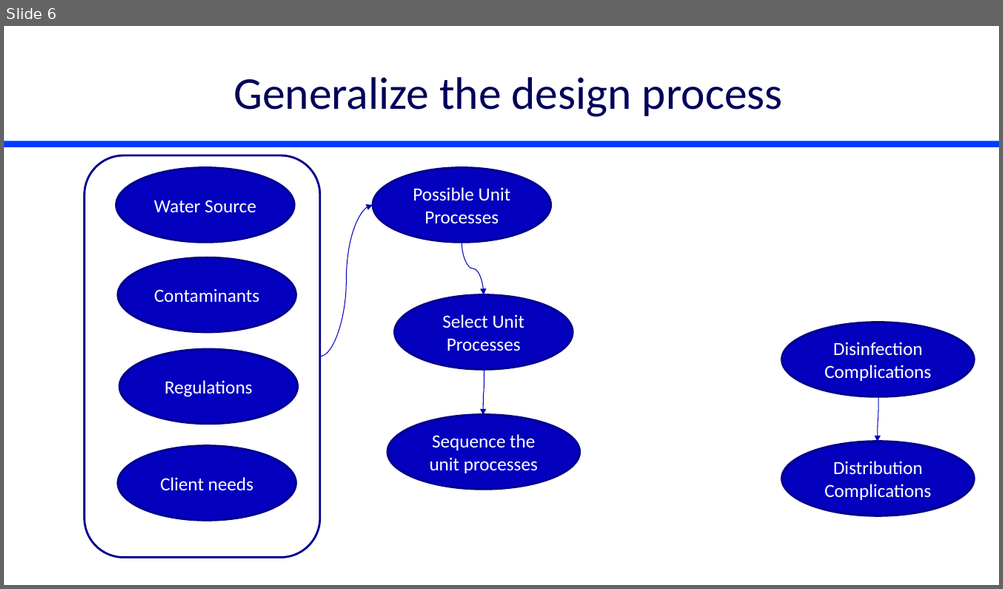
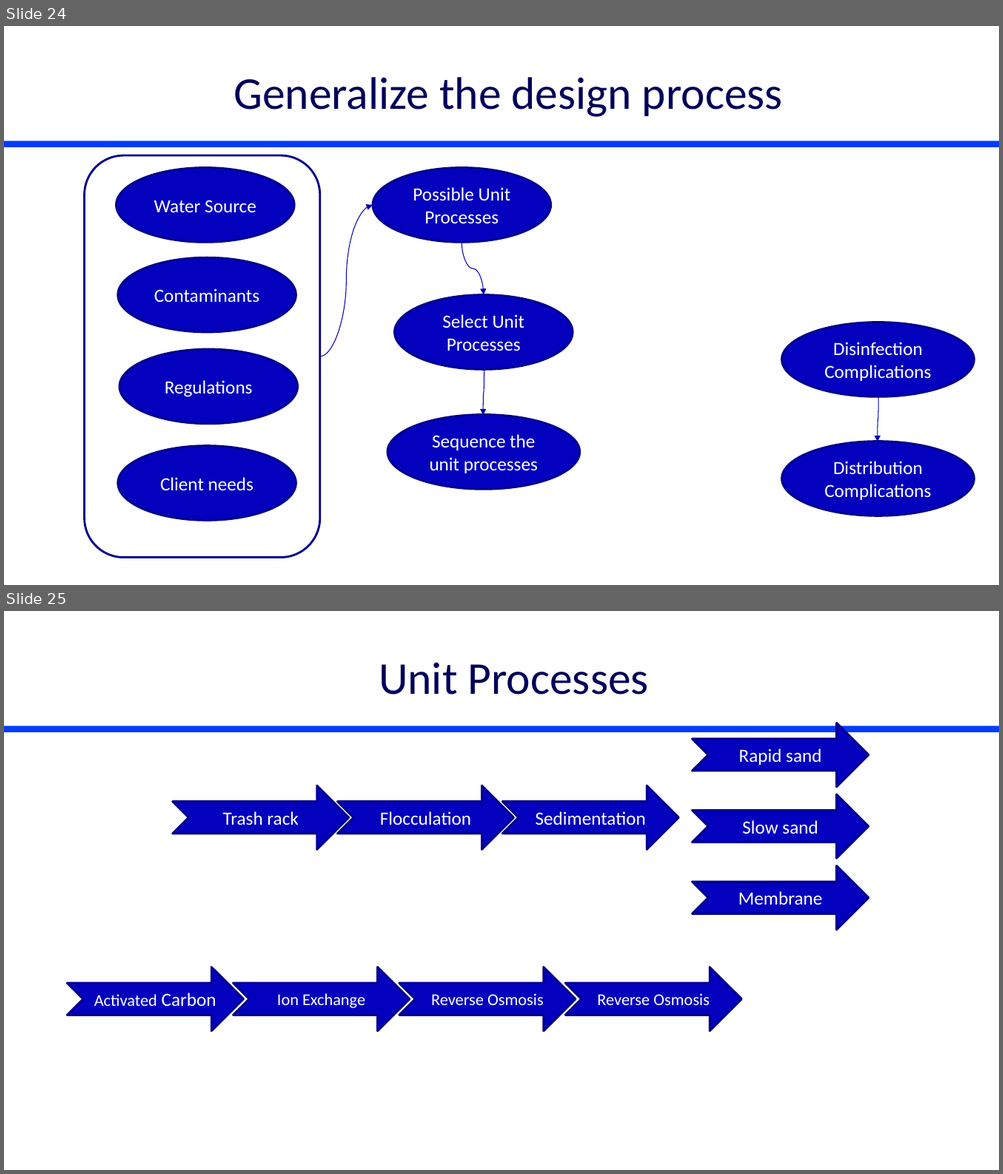
Before and after one commit to monroews/CEE4590, a slide deck: Lectures/Introduction.pptx. Shown one above the other, each under a label of ours: slide 6 before the commit, slides 24 and 25 after it. The pictures are 1003x589 and 1003x1174 pixels, drawn with LibreOffice and Linux fonts; fonts in the diff are those of the drawing. Boxes give left, top, right and bottom in pixels: in the first picture for what was removed or moved away, otherwise in the second. Text is boxed around its words. In the diff, an @@ line names an element or a change of style, - is before the commit and + after.

```diff
--- a/Lectures/Introduction.pptx
+++ b/Lectures/Introduction.pptx
@@ slide 25 added at [4,611,999,1170], background #FFFFFF; not listed: 1 template element that a slide beside it also shows @@
@@ title added at [378,662,649,695], 44 pt, text #00005A @@
+Unit Processes
@@ notched right arrow added at [692,723,868,787], fill #0300BE, outline #02008D 2 pt, 18 pt, text #FFFFFF @@
+Rapid sand
@@ notched right arrow added at [173,786,349,850], fill #0300BE, outline #02008D 2 pt, 18 pt, text #FFFFFF @@
+Trash rack
@@ notched right arrow added at [338,786,514,850], fill #0300BE, outline #02008D 2 pt, 18 pt, text #FFFFFF @@
+Flocculation
@@ notched right arrow added at [503,786,678,850], fill #0300BE, outline #02008D 2 pt, 18 pt, text #FFFFFF @@
+Sedimentation
@@ notched right arrow added at [692,795,868,859], fill #0300BE, outline #02008D 2 pt, 18 pt, text #FFFFFF @@
+Slow sand
@@ notched right arrow added at [692,866,868,931], fill #0300BE, outline #02008D 2 pt, 18 pt, text #FFFFFF @@
+Membrane
@@ notched right arrow added at [68,968,244,1032], fill #0300BE, outline #02008D 2 pt, 16 pt, text #FFFFFF @@
+Activated Carbon
@@ notched right arrow added at [233,968,409,1032], fill #0300BE, outline #02008D 2 pt, 16 pt, text #FFFFFF @@
+Ion Exchange
@@ notched right arrow added at [399,968,575,1032], fill #0300BE, outline #02008D 2 pt, 16 pt, text #FFFFFF @@
+Reverse Osmosis
@@ notched right arrow added at [565,968,741,1032], fill #0300BE, outline #02008D 2 pt, 16 pt, text #FFFFFF @@
+Reverse Osmosis
@@ what was slide 6 is now slide 24 @@
```
Also in this commit, not shown: 1 slide changed, 21 other slides added, 1 slide removed, 4 other files.
